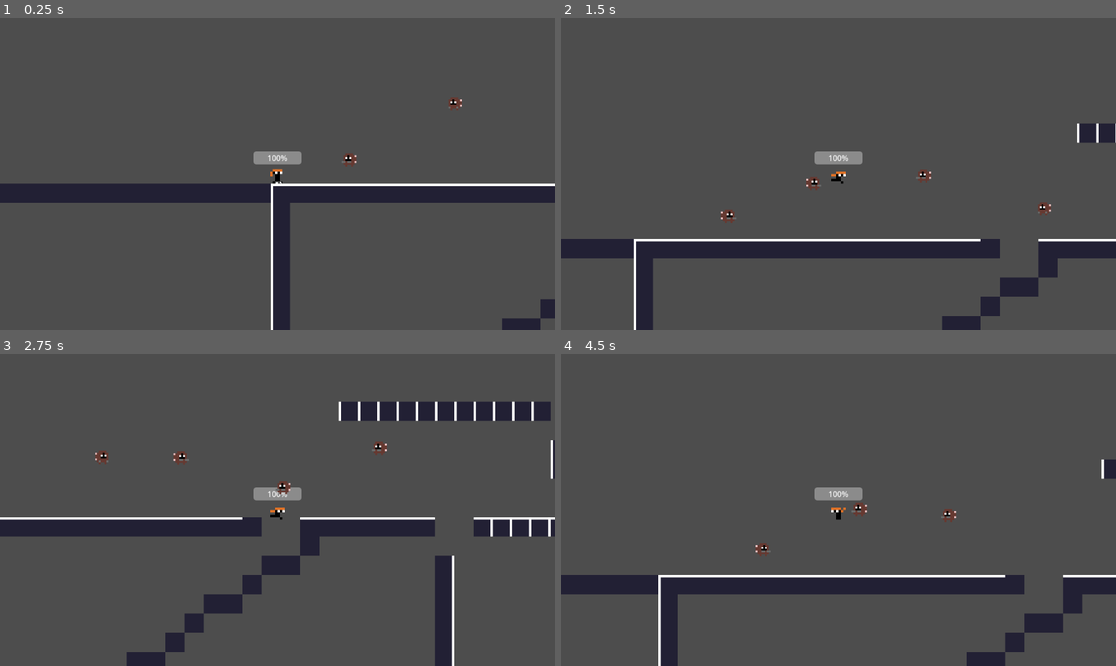
Above: before the commit, frames 1-4 (two rows, left to right).
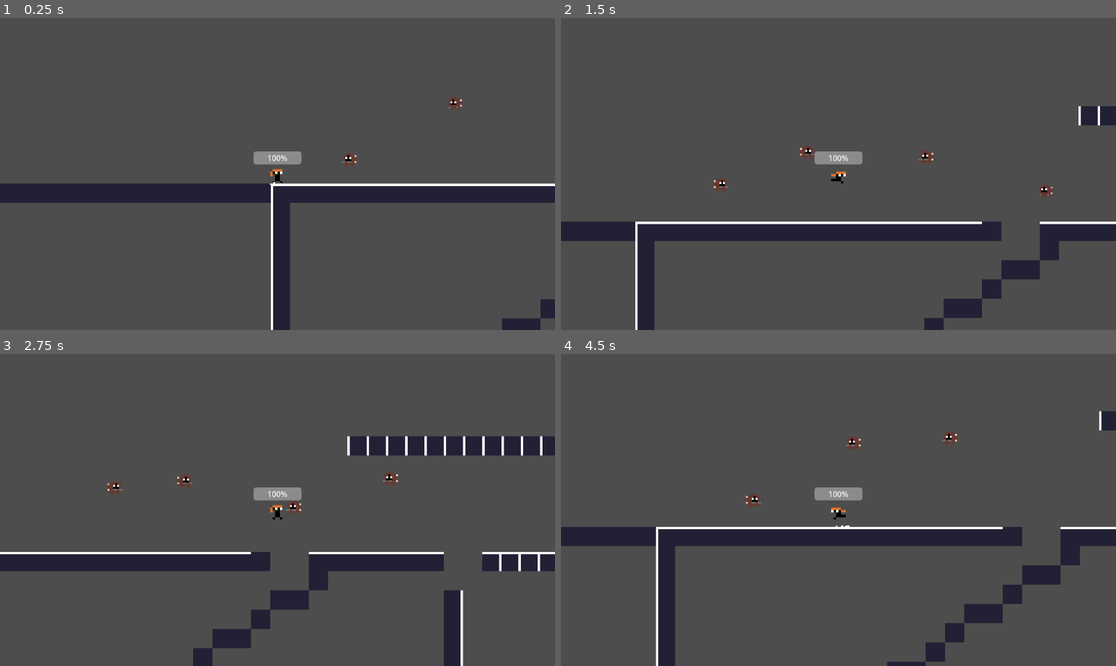
Above: after the commit, the same moments.

Repository: randemlyy/kinetic-shift
Game: Godot game, scene res://Scenes/TestLevel.tscn
Same seed, same stepped clock (60 frames per second), same inputs: the game is played once before the commit and once after it.
Inputs (mouse positions are in pixels of both pictures, inside the frame that each line leads up to):
- Up to frame 1 (0.25 s): no input
- Up to frame 2 (1.5 s): tap Enter at 0.5 s; move the mouse to (960, 158) at 0.52 s; hold D (move_right) 0.53-1.28 s; hold Space (jump) 0.53-1.28 s; tap Shift (dash) at 0.6 s; click (960, 158) at 0.67 s; move the mouse to (727, 189) at 1.27 s; hold S (move_down) from 1.28 s (still down); tap Space (jump) at 1.35 s
- Up to frame 3 (2.75 s): tap Space (jump) at 1.52, 1.82 s; tap Shift (dash) at 1.55, 2.1 s; move the mouse to (333, 441) at 2.02 s; release S (move_down) at 2.03 s; hold D (move_right) from 2.03 s (still down); hold Space (jump) from 2.03 s (still down)
- Up to frame 4 (4.5 s): move the mouse to (810, 572) at 2.77 s; release D (move_right) at 2.78 s; release Space (jump) at 2.78 s; hold W (move_up) 2.78-3.53 s; tap Alt at 2.85 s; click (810, 572) at 2.92 s; tap Space (jump) at 3.02, 3.32, 4.35 s; tap Shift (dash) at 3.05, 3.6 s; move the mouse to (1005, 556) at 3.52 s; hold Space (jump) 3.53-4.28 s; hold A (move_left) from 3.53 s (still down); move the mouse to (672, 463) at 4.27 s

The runs differ from the first frame. In frame 1, less than 0.1% of the frame differs, in the area x 48-51%, y 52-54%; in frame 2, 14%; in frame 3, 20%, in the area x 0-100%, y 15-100%; in frame 4, 16%.

Commit message:
Air resistance and wall sliding and related things added

Diff:
--- a/kinetic-shift/Scripts/InputComponent.gd
+++ b/kinetic-shift/Scripts/InputComponent.gd
@@ -2,6 +2,7 @@
 extends Node
 
 var move_x := 0.0
+var move_y := 0.0
 var move_dir := Vector2.ZERO
 var jump_pressed := false
 var dash_pressed := false
@@ -20,6 +21,7 @@
 
 func update_input() -> void:
 	move_x = Input.get_axis("move_left", "move_right")
+	move_y = Input.get_axis("move_up", "move_down")
 	move_dir = Input.get_vector("move_left", "move_right", "move_up", "move_down")
 	jump_pressed = _jump_press_pending or Input.is_action_just_pressed("jump")
 	jump_released = _jump_release_pending or Input.is_action_just_released("jump")
@@ -27,3 +29,6 @@
 	_jump_release_pending = false
 	dash_pressed = Input.is_action_just_pressed("dash")
 	jump_held = Input.is_action_pressed("jump")
+	if (dash_pressed and jump_held and not Input.is_action_pressed("move_up") and not Input.is_action_pressed("move_down")):
+		move_dir.y = -1.0
+		move_dir = move_dir.normalized()
--- a/kinetic-shift/Scripts/MovementComponent.gd
+++ b/kinetic-shift/Scripts/MovementComponent.gd
@@ -1,45 +1,170 @@
+
 class_name MovementComponent
 extends Node
 
+
 @export_group("Movement")
-@export var speed = 350.0
-@export var acceleration = 1800.0
-@export var deceleration = 2200.0
-@export var gravity = 3200.0
-@export var jump_speed = 1050.0
-@export var coyote_time = 0.10
-@export var jump_buffer_time = 0.10
 
-var facing = 1.0
-var coyote_left = 0.0
-var jump_buffer_left = 0.0
-var jumped_this_frame = false
+@export var speed: float = 420.0
+@export var acceleration: float = 2600.0
+@export var deceleration: float = 3000.0
+@export var gravity: float = 2400.0
+@export var jump_speed: float = 900.0
+@export var coyote_time: float = 0.11
+@export var jump_buffer_time: float = 0.12
+
+
+@export_group("Air Control")
+
+@export var air_acceleration: float = 1400.0
+@export var air_deceleration: float = 350.0
+@export var max_fall_speed: float = 1100.0
+
+@export_range(0.1, 1.0, 0.05)
+var jump_cut_multiplier: float = 0.45
+
+
+@export_group("Wall Slide")
+
+@export var wall_slide_speed: float = 180.0
+
+
+@export_group("Wall Jump")
+
+@export var wall_jump_lock_duration: float = 0.14
+
+
+var facing: float = 1.0
+
+var coyote_left: float = 0.0
+var jump_buffer_left: float = 0.0
+
+var jumped_this_frame: bool = false
+
+var wall_jump_lock_left: float = 0.0
+var wall_jump_away_direction: float = 0.0
+
 
 func update_jump_buffer(delta: float, jump_pressed: bool) -> void:
+
 	if jump_pressed:
 		jump_buffer_left = jump_buffer_time
+
 	else:
-		jump_buffer_left = maxf(0.0, jump_buffer_left - delta)
+		jump_buffer_left = maxf(
+			0.0,
+			jump_buffer_left - delta
+		)
 
-func tick(body: CharacterBody2D, delta: float, input_c: InputComponent) -> void:
+
+func start_wall_jump_lock(away_direction: float) -> void:
+
+	wall_jump_away_direction = signf(away_direction)
+
+	wall_jump_lock_left = wall_jump_lock_duration
+
+	if wall_jump_away_direction != 0.0:
+		facing = wall_jump_away_direction
+
+
+func tick(
+	body: CharacterBody2D,
+	delta: float,
+	input_c: InputComponent
+) -> void:
+
 	jumped_this_frame = false
 
-	if body.is_on_floor():
+	var on_floor := body.is_on_floor()
+
+	if on_floor:
+
 		coyote_left = coyote_time
+		wall_jump_lock_left = 0.0
+
 	else:
-		coyote_left = maxf(0.0, coyote_left - delta)
+
+		coyote_left = maxf(
+			0.0,
+			coyote_left - delta
+		)
+
 		body.velocity.y += gravity * delta
 
+	body.velocity.y = minf(
+		body.velocity.y,
+		max_fall_speed
+	)
+
+	if input_c.jump_released and body.velocity.y < 0.0:
+
+		body.velocity.y = maxf(
+			body.velocity.y,
+			-jump_speed * jump_cut_multiplier
+		)
+
 	if jump_buffer_left > 0.0 and coyote_left > 0.0:
+
 		body.velocity.y = -jump_speed
+
 		jump_buffer_left = 0.0
 		coyote_left = 0.0
+
 		jumped_this_frame = true
 
-	if input_c.move_x != 0.0:
-		facing = input_c.move_x
+	var horizontal_input := input_c.move_x
 
-		body.velocity.x = move_toward(body.velocity.x, facing * speed, acceleration * delta)
+	if wall_jump_lock_left > 0.0:
+
+		wall_jump_lock_left = maxf(
+			wall_jump_lock_left - delta,
+			0.0
+		)
+
+		if horizontal_input * wall_jump_away_direction < 0.0:
+			horizontal_input = 0.0
+
+	var current_acceleration := (
+		acceleration if on_floor else air_acceleration
+	)
+
+	var current_deceleration := (
+		deceleration if on_floor else air_deceleration
+	)
+
+	if horizontal_input != 0.0:
+
+		facing = horizontal_input
+
+		body.velocity.x = move_toward(
+			body.velocity.x,
+			horizontal_input * speed,
+			current_acceleration * delta
+		)
 
 	else:
-		body.velocity.x = move_toward(body.velocity.x, 0.0, deceleration * delta)
+
+		body.velocity.x = move_toward(
+			body.velocity.x,
+			0.0,
+			current_deceleration * delta
+		)
+
+	if (
+		not on_floor
+		and body.is_on_wall()
+		and body.velocity.y > 0.0
+	):
+
+		var wall_normal := body.get_wall_normal()
+
+		var pushing_toward_wall := (
+			input_c.move_x * wall_normal.x < -0.1
+		)
+
+		if pushing_toward_wall:
+
+			body.velocity.y = minf(
+				body.velocity.y,
+				wall_slide_speed
+			)
--- a/kinetic-shift/Scripts/WallClingComponent.gd
+++ b/kinetic-shift/Scripts/WallClingComponent.gd
@@ -13,22 +13,22 @@
 @export_group("Hold Duration")
 
 @export_range(0.1, 5.0, 0.1)
-var side_wall_duration: float = 1.6
+var side_wall_duration: float = 2.0
 
 @export_range(0.1, 5.0, 0.05)
-var ceiling_duration: float = 0.65
+var ceiling_duration: float = 1.2
 
 
 @export_group("Movement")
 
-@export var cling_force: float = 80.0
+@export var cling_force: float = 180.0
 
 
 @export_group("Jump")
 
-@export var wall_jump_away_speed: float = 420.0
-@export var wall_jump_up_speed: float = 600.0
-@export var ceiling_detach_speed: float = 350.0
+@export var wall_jump_away_speed: float = 520.0
+@export var wall_jump_up_speed: float = 720.0
+@export var ceiling_detach_speed: float = 540.0
 @export var jump_grace_time := 0.2
 
 @export_group("Detection and Visuals")
